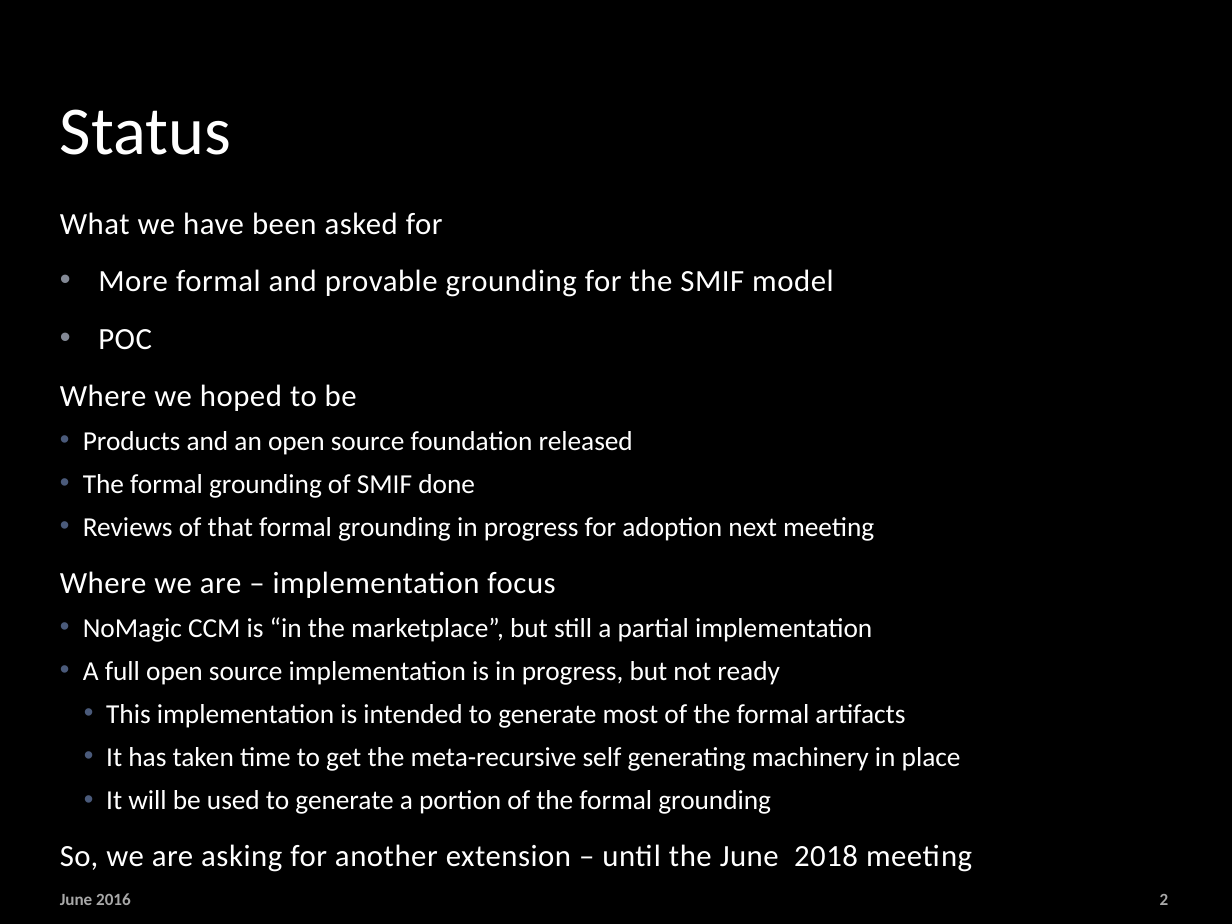
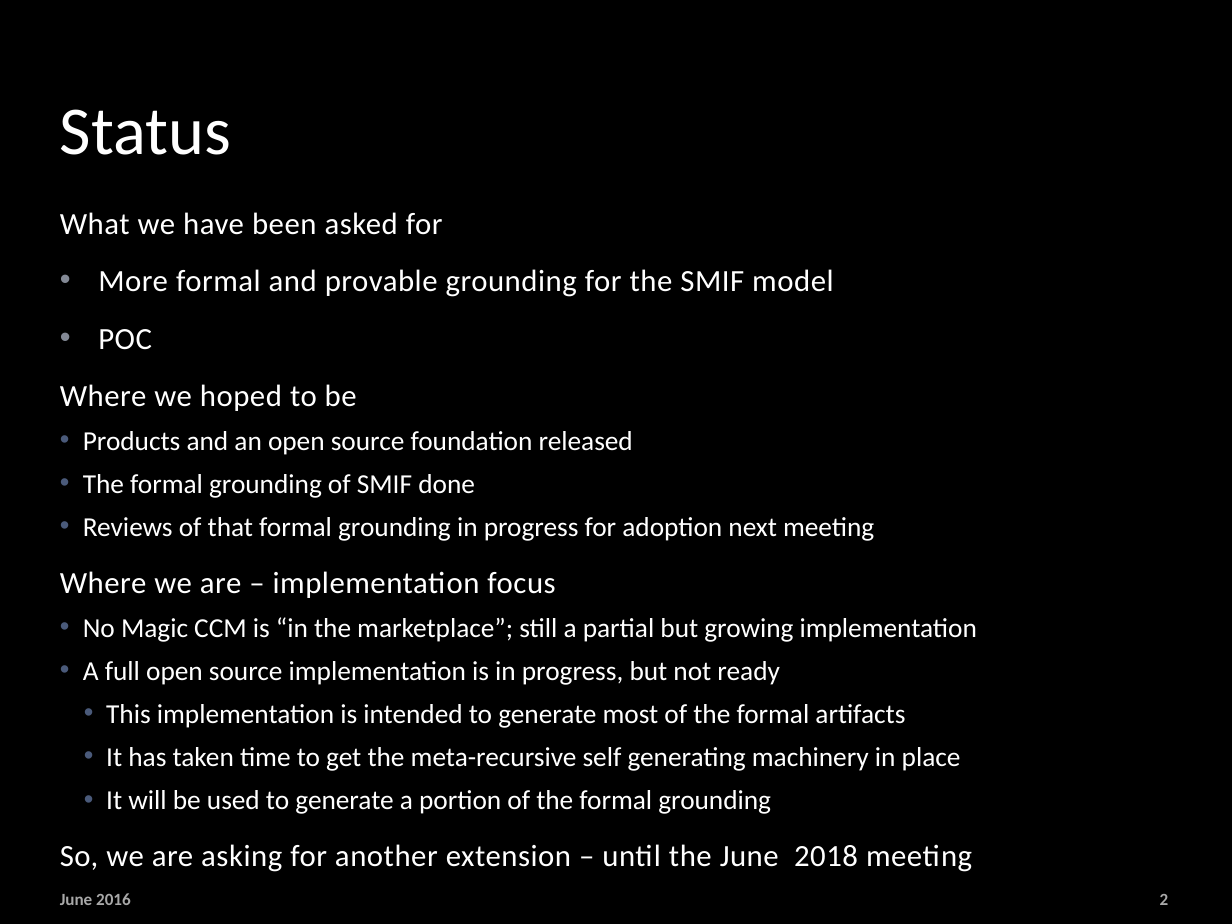
Before and after one commit to ModelDriven/SIMF, a slide deck: slide 2 of Presentations/SIMF_OMG_201709.pptx. Drawn at 1232x924 pixels with LibreOffice and Linux fonts; fonts in the diff are those of the drawing; background and template pictures are left out. Boxes give left, top, right and bottom in pixels: in the first picture for what was removed or moved away, otherwise in the second. Text is boxed around its words. In the diff, an @@ line names an element or a change of style, - is before the commit and + after.

```diff
--- a/Presentations/SIMF_OMG_201709.pptx
+++ b/Presentations/SIMF_OMG_201709.pptx
@@ text at (83,617,977,642): text changed @@
-  • NoMagic CCM is “in the marketplace”, but still a partial implementation
+  • No Magic CCM is “in the marketplace”; still a partial but growing implementation
```
Also in this commit, not shown: 1 other slide changed, 4 slides added, 1 other file.
